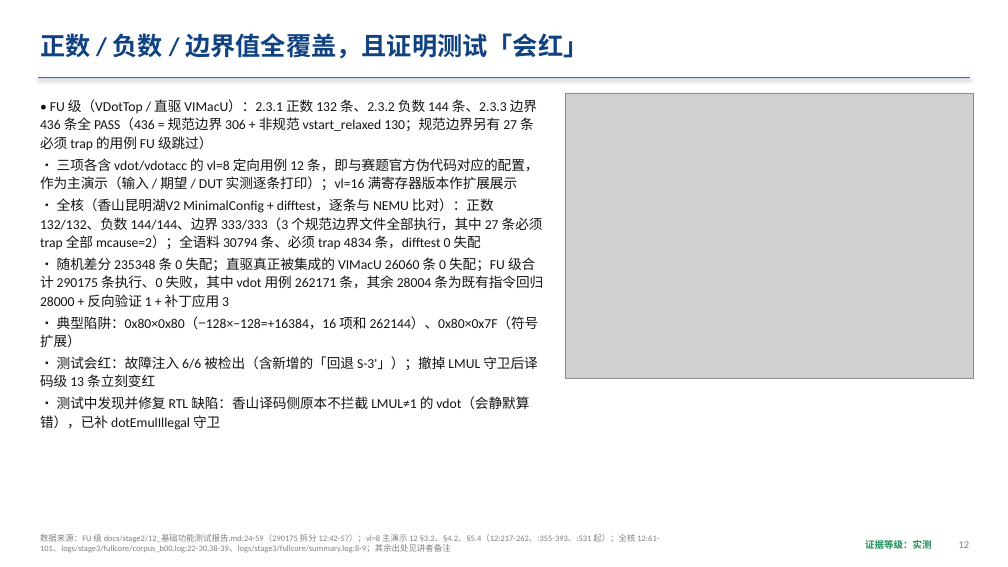
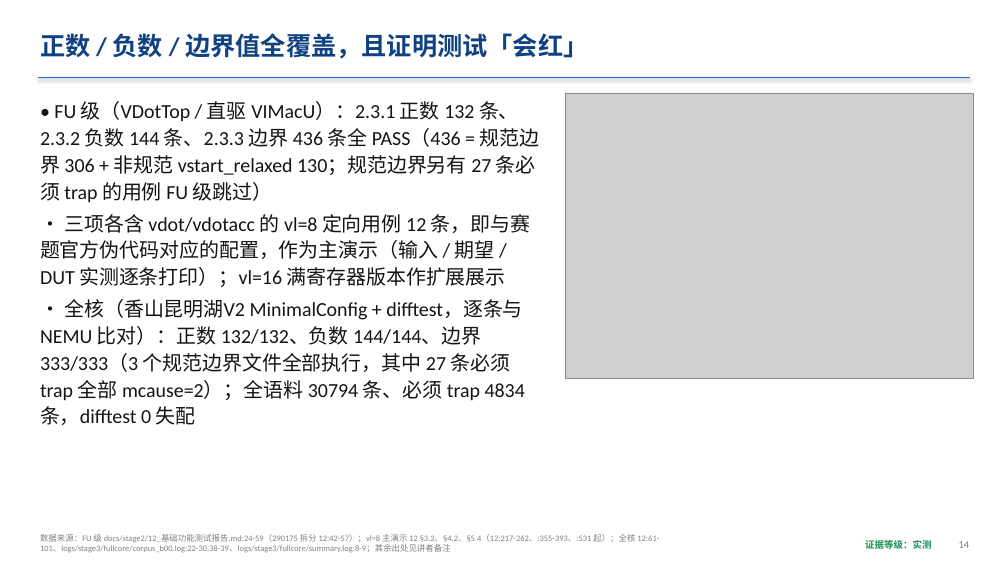
Before and after one commit to I3eg1nner/cie2026-SNL-XiangShan-vdot, a slide deck: slide 14 of docs/submission/SNL-XiangShan-vdot-slides.pptx (slide 12 before the commit). Drawn at 1008x567 pixels with LibreOffice and Linux fonts; fonts in the diff are those of the drawing; grey boxes stand for pictures. Boxes give left, top, right and bottom in pixels: in the first picture for what was removed or moved away, otherwise in the second. Text is boxed around its words. In the diff, an @@ line names an element or a change of style, - is before the commit and + after.

Commit message:
build(submission): 讲解 PPT 打磨：波形图页以图为主体，正文不低于 12 pt
- P5A 续页拆为「8 从哪来与清零取舍」「等价证据与全核 vl=8 实测」两页，后者以图 10 为主图
- P4、P5、P12A 波形图占页宽 60% 以上，页面要点压缩，大纲原文移入讲者备注；
  压缩要点中的数字生成时与大纲逐个比对
- P10 拆为两页；P2、P7、P11 增加原生形状示意图（三阶段路线、复用与新增、NEMU 扩展流程）
- 放得下断言的正文与表格下限提高到 12 pt；共 29 页

```diff
--- a/docs/submission/SNL-XiangShan-vdot-slides.pptx
+++ b/docs/submission/SNL-XiangShan-vdot-slides.pptx
@@ text "• FU 级（VDotTop / 直驱 ..." at [40, 101, 540, 425]: size 13 to 19 pt; more space between paragraphs @@
@@ text at [40, 257, 543, 430]: paragraphs removed @@
-• 随机差分 235348 条 0 失配；直驱真正被集成的 VIMacU 26060 条 0 失配；FU 级合计 290175 条执行、0 失败，其中 vdot 用例 262171 条，其余 28004 条为既有指令回归 28000 + 反向验证 1 + 补丁应用 3
-• 典型陷阱：0x80×0x80（−128×−128=+16384，16 项和 262144）、0x80×0x7F（符号扩展）
-• 测试会红：故障注入 6/6 被检出（含新增的「回退 S-3'」）；撤掉 LMUL 守卫后译码级 13 条立刻变红
-• 测试中发现并修复 RTL 缺陷：香山译码侧原本不拦截 LMUL≠1 的 vdot（会静默算错），已补 dotEmulIllegal 守卫
@@ text at [959, 541, 970, 548]: text changed @@
-12
+14
```
Also in this commit, not shown: 25 other slides changed, 3 slides added, 3 other files.
